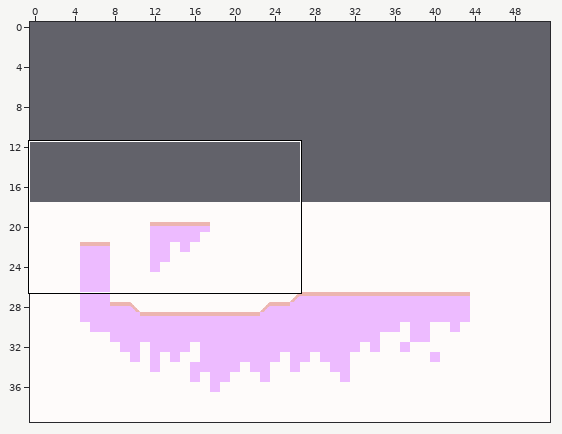
A Tiled map gets an edit: TheGame-android/assets/maps/testMap.tmx. The picture above shows the old version from afar; the outline marks the close-up.
Close-up. Before:
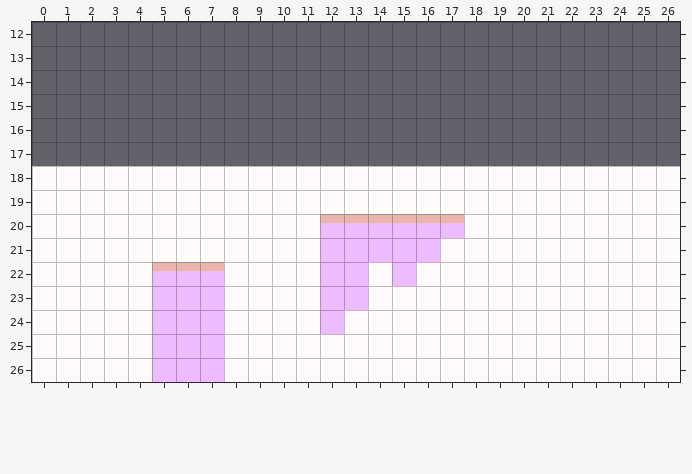
Cells are 16x16 px. Shown: x 0..26, y 12..26. The commit also changed other parts of the map, which this record leaves out. The old version is drawn lined up with the new one.
Once edited:
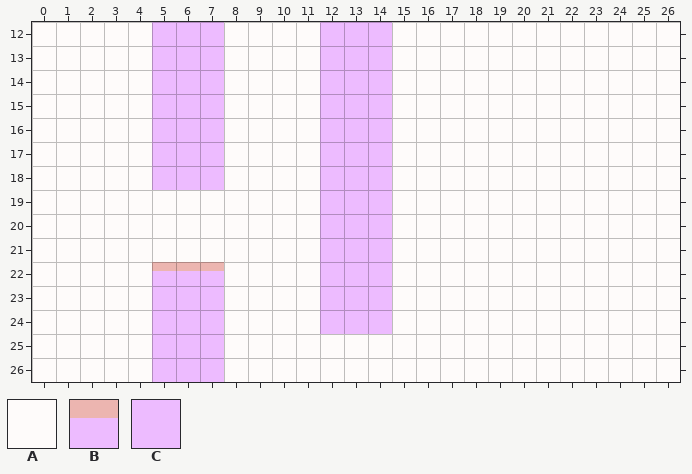
Key: from "tileset": A 0, B 3, C 4.
_ is an empty cell.
Tiles replaced or removed in this view: B, C.
Change:
Changed rows in their new state; . is an unchanged cell.
map size 52x22 -> 52x40 cells (old content now starts at 0,18; both pictures use the new coordinates)
Layer "Background":
first column x 0:
12 AAAAA...AAAA...AAAAAAAAAAAA
13 AAAAA...AAAA...AAAAAAAAAAAA
14 AAAAA...AAAA...AAAAAAAAAAAA
15 AAAAA...AAAA...AAAAAAAAAAAA
16 AAAAA...AAAA...AAAAAAAAAAAA
17 AAAAA...AAAA...AAAAAAAAAAAA
Layer "Platform":
first column x 5:
12 CCC....CCC...
13 CCC....CCC...
14 CCC....CCC...
15 CCC....CCC...
16 CCC....CCC...
17 CCC....CCC...
18 CCC....CCC...
19 .......CCC...
20 .......CCC___
21 ..........__.
22 .........C_..
23 .........C...
24 ........CC...
Pixel boxes of the changes (left, top, right, bottom) in both close-ups:
changed: (32, 22, 680, 334)
